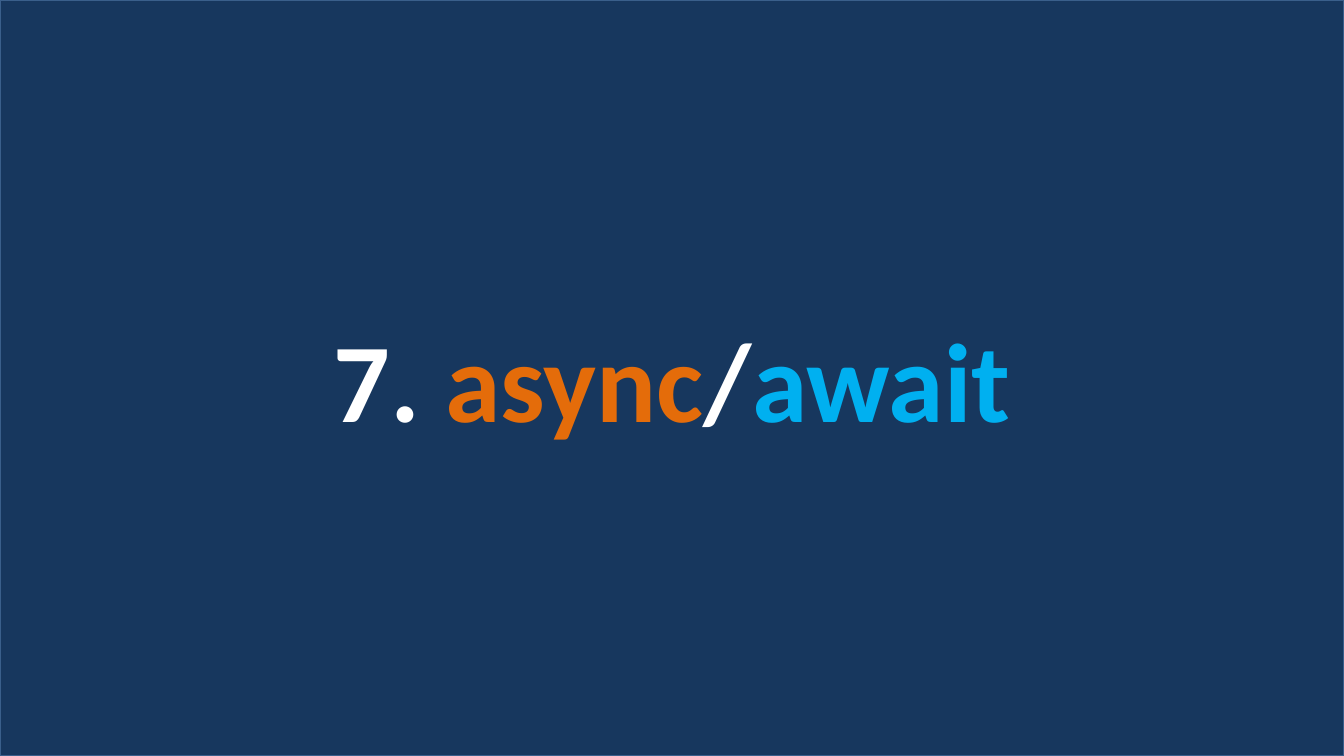
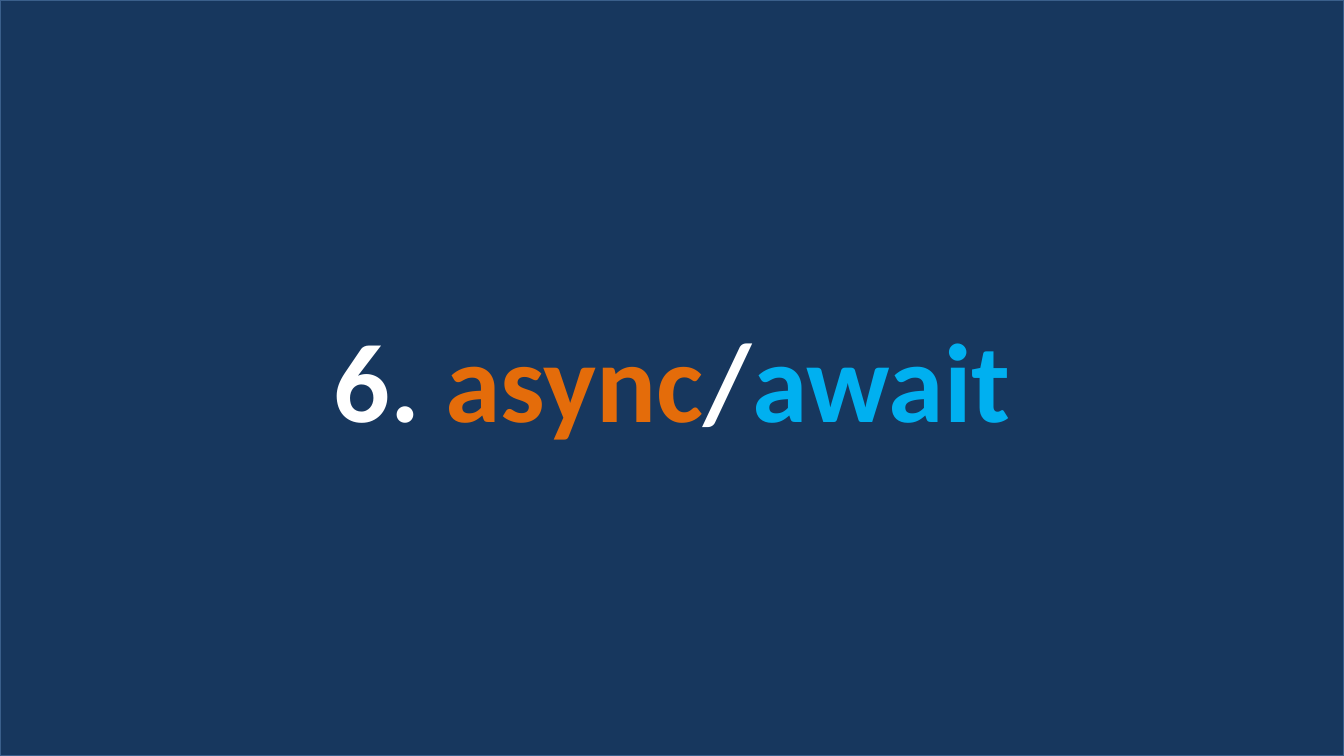
Before and after one commit to js-13-ort-dnipro/lesson02, a slide deck: slide 21 of lesson02.pptx (slide 23 before the commit). Drawn at 1344x756 pixels with LibreOffice and Linux fonts; fonts in the diff are those of the drawing. Boxes give left, top, right and bottom in pixels: in the first picture for what was removed or moved away, otherwise in the second. Text is boxed around its words. In the diff, an @@ line names an element or a change of style, - is before the commit and + after.

```diff
--- a/lesson02.pptx
+++ b/lesson02.pptx
@@ text in rectangle at bbox=[333, 343, 1011, 440]: text changed @@
-7. async/await
+6. async/await
```
Also in this commit, not shown: 3 other slides changed, 3 slides removed, 1 other file.
